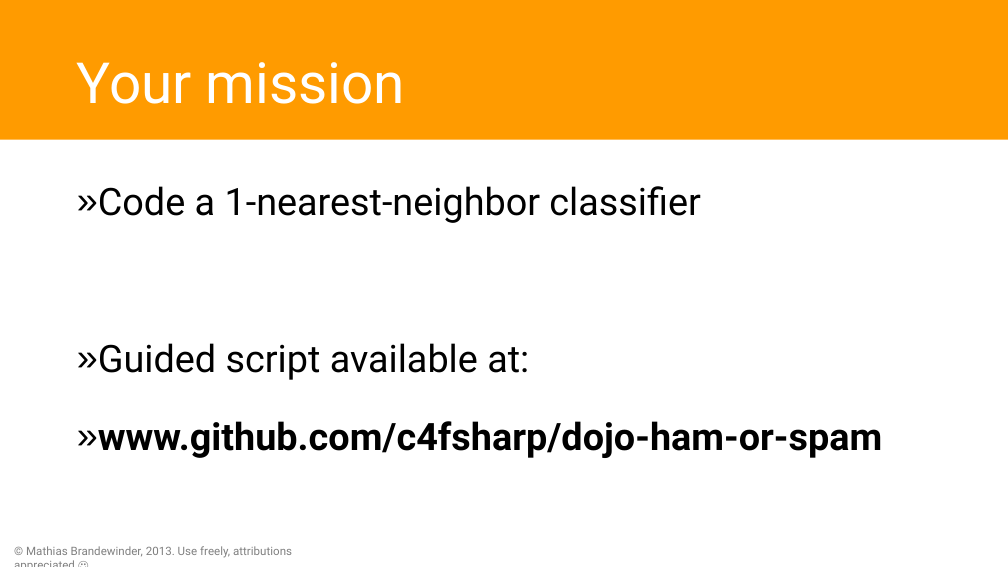
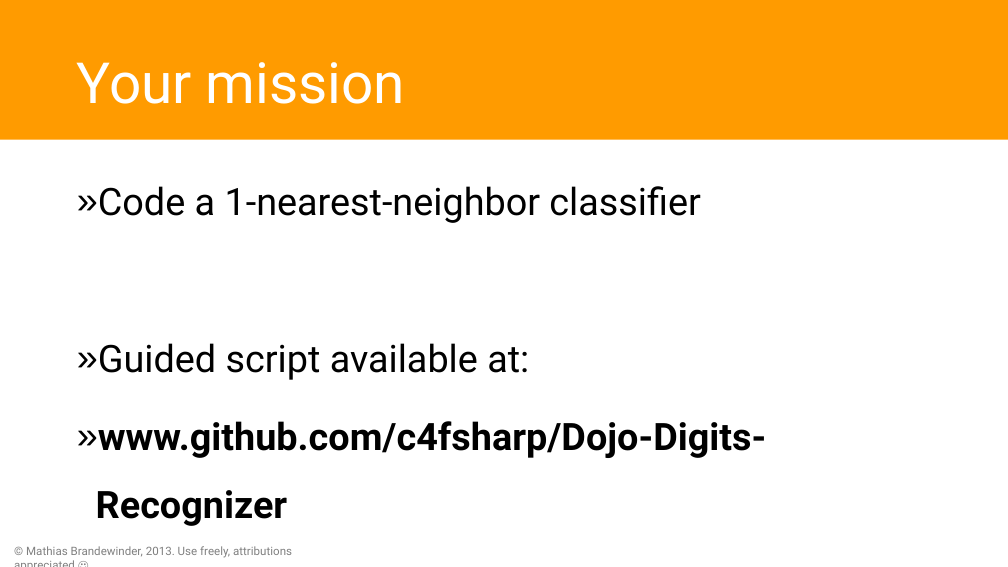
Before and after one commit to c4fsharp/Dojo-Digits-Recognizer, a slide deck: slide 14 of Organizer/Digits-Recognizer.pptx. Drawn at 1008x567 pixels with LibreOffice and Linux fonts; fonts in the diff are those of the drawing. Boxes give left, top, right and bottom in pixels: in the first picture for what was removed or moved away, otherwise in the second. Text is boxed around its words. In the diff, an @@ line names an element or a change of style, - is before the commit and + after.

Commit message:
Fixed link at end of PPTX

```diff
--- a/Organizer/Digits-Recognizer.pptx
+++ b/Organizer/Digits-Recognizer.pptx
@@ text at bbox=[96, 421, 766, 526]: text changed @@
-» www.github.com/c4fsharp/dojo-ham-or-spam
+» www.github.com/c4fsharp/Dojo-Digits-Recognizer
```
